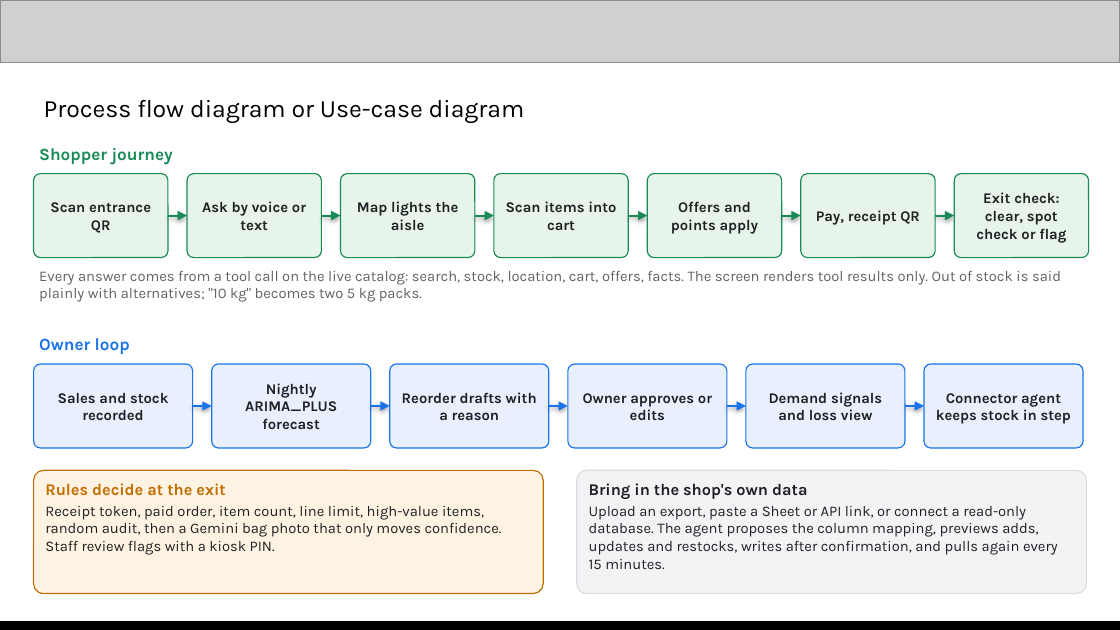
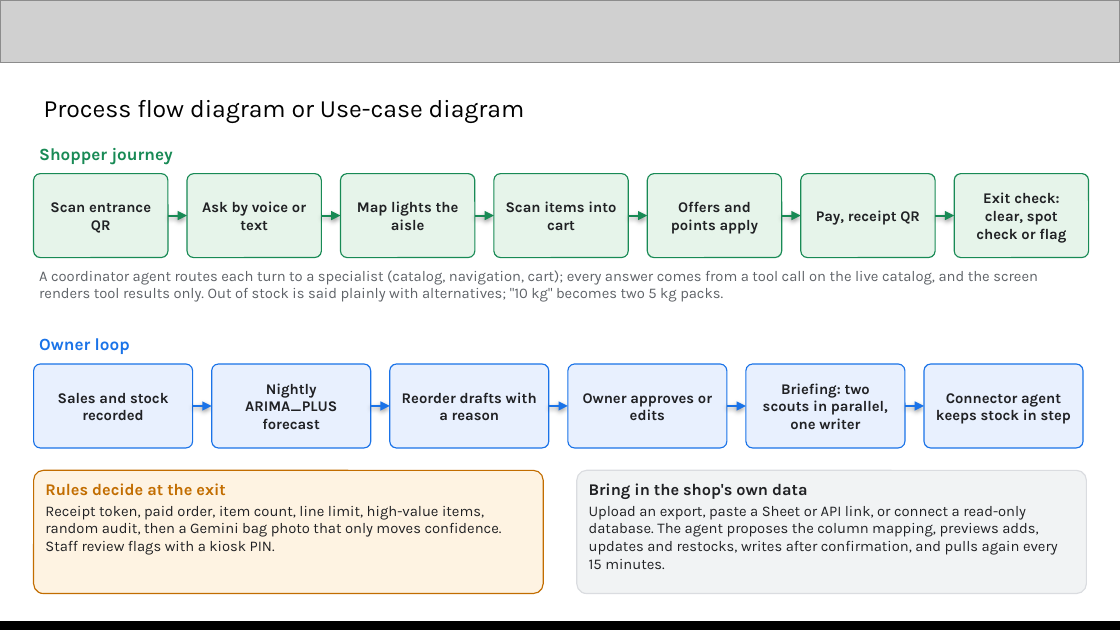
Before and after one commit to DSsathish/royalstack_aibuilderhackathon, a slide deck: slide 5 of Royal Stack | AI Builder Cup submission.pptx. Drawn at 1120x630 pixels with LibreOffice and Linux fonts; fonts in the diff are those of the drawing; grey boxes stand for pictures. Boxes give left, top, right and bottom in pixels: in the first picture for what was removed or moved away, otherwise in the second. Text is boxed around its words. In the diff, an @@ line names an element or a change of style, - is before the commit and + after.

```diff
--- a/Royal Stack | AI Builder Cup submission.pptx
+++ b/Royal Stack | AI Builder Cup submission.pptx
@@ text at <box>39,270,1038,302</box>: text changed @@
-Every answer comes from a tool call on the live catalog: search, stock, location, cart, offers, facts. The screen renders tool results only. Out of stock is said plainly with alternatives; "10 kg" becomes two 5 kg packs.
+A coordinator agent routes each turn to a specialist (catalog, navigation, cart); every answer comes from a tool call on the live catalog, and the screen renders tool results only. Out of stock is said plainly with alternatives; "10 kg" becomes two 5 kg packs.
@@ text in rounded rectangle at <box>763,383,888,429</box>: text changed @@
-Demand signals and loss view
+Briefing: two scouts in parallel, one writer
```
Also in this commit, not shown: 4 other slides changed, 13 other files.
